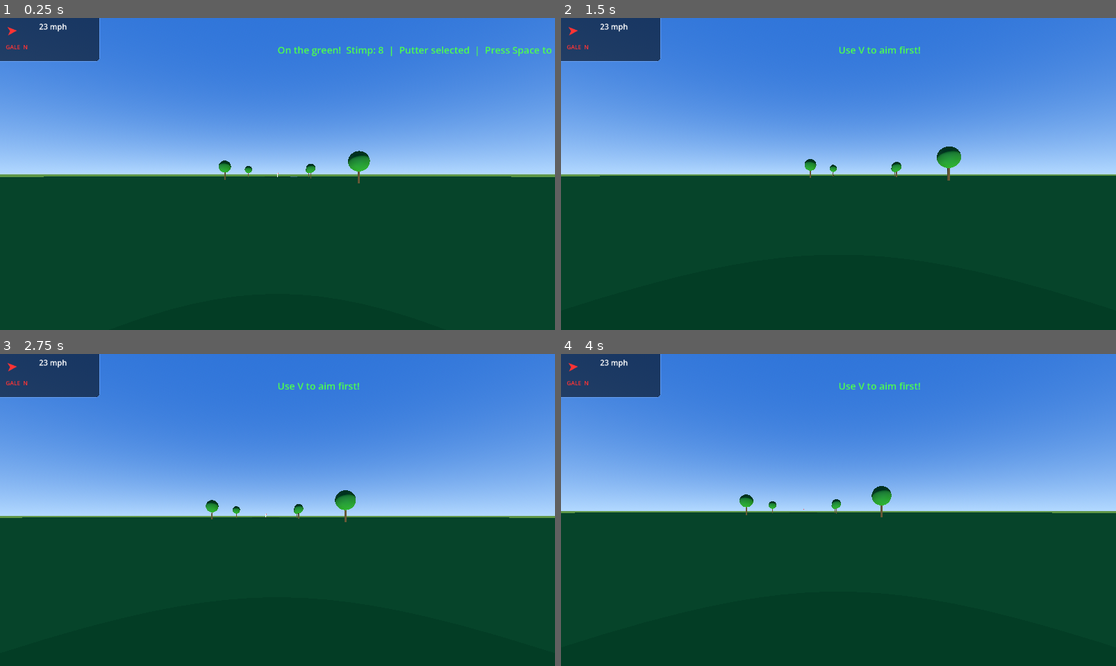
Above: before the commit, frames 1-4 (two rows, left to right).
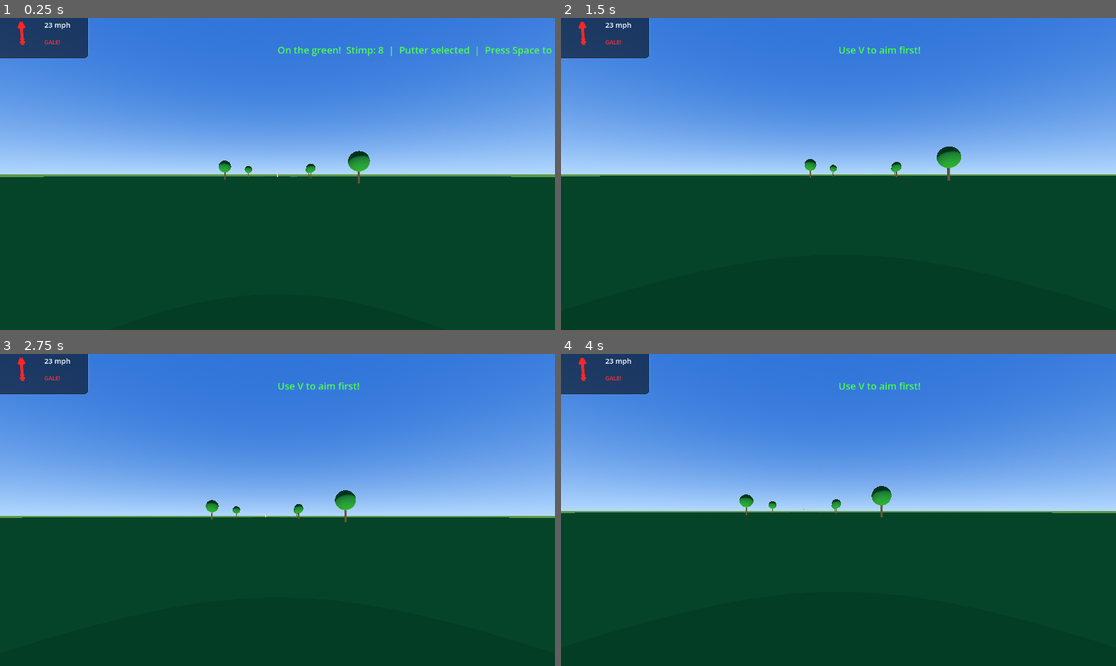
Above: after the commit, the same moments.

Repository: norsiwel/solo-golf
Game: Godot game, scene res://main.tscn
The game is run twice, just before and just after one commit, with the same random seed, the same clock (stepped at 60 frames per second) and the same inputs.
Inputs (mouse positions are in pixels of both pictures, inside the frame that each line leads up to):
- Up to frame 1 (0.25 s): no input
- Up to frame 2 (1.5 s): tap Enter at 0.5 s; move the mouse to (866, 174) at 0.52 s; hold Up from 0.53 s (still down); tap Tab at 0.6 s; click (866, 174) at 0.67 s; tap Space at 0.77, 1.07, 1.25 s; move the mouse to (810, 174) at 1.27 s; tap V at 1.35 s
- Up to frame 3 (2.75 s): keep holding Up; tap Space at 1.52, 1.82 s; tap Enter at 2 s; move the mouse to (288, 503) at 2.02 s; tap Tab at 2.1 s
- Up to frame 4 (4 s): keep holding Up; tap Space at 2.75, 3.02, 3.32, 3.77 s; move the mouse to (832, 516) at 2.77 s; tap V at 2.85 s; click (832, 516) at 2.92 s; tap Enter at 3.5 s; move the mouse to (877, 513) at 3.52 s; tap Tab at 3.6 s

The runs differ from the first frame. In frame 1, 0.7% of the frame differs, in the area x 0-19%, y 0-15%; in frame 2, 0.7%; in frame 3, 0.7%; in frame 4, 0.7%.

Commit message:
wind HUD drawn arrow - screen-relative direction - length=strength - ball image shelved

Diff:
--- a/address_screen.gd
+++ b/address_screen.gd
@@ -85,21 +85,6 @@
 	title.add_theme_font_size_override("font_size", 18)
 	title.add_theme_color_override("font_color", Color(1, 1, 0.6, 1))
 	add_child(title)
-
-	# Ball image - top of panel
-	ball_image = TextureRect.new()
-	ball_image.set_anchor(SIDE_LEFT,  0.73)
-	ball_image.set_anchor(SIDE_TOP,   0.02)
-	ball_image.set_anchor(SIDE_RIGHT, 0.98)
-	ball_image.set_anchor(SIDE_BOTTOM,0.16)
-	ball_image.expand_mode = TextureRect.EXPAND_FIT_WIDTH_PROPORTIONAL
-	ball_image.stretch_mode = TextureRect.STRETCH_KEEP_ASPECT_CENTERED
-	var tex = load("res://assets/ball_white.png")
-	if tex:
-		ball_image.texture = tex
-	add_child(ball_image)
-
-	# Meter background
 	meter_bar = ColorRect.new()
 	meter_bar.color = Color(0.15, 0.15, 0.15, 1.0)
 	meter_bar.set_anchor(SIDE_LEFT,  METER_L)
--- a/wind_hud.gd
+++ b/wind_hud.gd
@@ -1,19 +1,14 @@
 extends CanvasLayer
-
-# Wind HUD - shows wind direction arrow, speed and description
-# Sits top-left of screen, always visible during play
 
 var wind_dir := Vector3.ZERO
 var wind_speed := 0.0
-var arrow_label: Label
+var wind_control: Control
 var speed_label: Label
 var desc_label: Label
-var arrow_rotation := 0.0
 
 func _ready():
 	layer = 5
 	_build_ui()
-	# Connect to wind system
 	call_deferred("_connect_wind")
 
 func _connect_wind():
@@ -23,99 +18,143 @@
 		_on_wind_changed(wind.wind_direction, wind.wind_speed_mph)
 
 func _build_ui():
-	# Background panel - top left
+	# Container panel top-left
 	var panel = Panel.new()
-	panel.set_anchor(SIDE_LEFT,  0.0)
-	panel.set_anchor(SIDE_TOP,   0.0)
-	panel.set_anchor(SIDE_RIGHT, 0.18)
-	panel.set_anchor(SIDE_BOTTOM,0.14)
+	panel.set_anchor(SIDE_LEFT,   0.0)
+	panel.set_anchor(SIDE_TOP,    0.0)
+	panel.set_anchor(SIDE_RIGHT,  0.16)
+	panel.set_anchor(SIDE_BOTTOM, 0.13)
 	var ps = StyleBoxFlat.new()
 	ps.bg_color = Color(0, 0, 0, 0.55)
-	ps.border_color = Color(0.5, 0.7, 1.0, 0.6)
+	ps.border_color = Color(0.5, 0.7, 1.0, 0.5)
 	ps.border_width_bottom = 1
 	ps.border_width_right = 1
 	ps.corner_radius_bottom_right = 8
 	panel.add_theme_stylebox_override("panel", ps)
 	add_child(panel)
 
-	# Wind arrow - big Unicode arrow that rotates via label
-	arrow_label = Label.new()
-	arrow_label.text = "➤"
-	arrow_label.set_anchor(SIDE_LEFT,  0.01)
-	arrow_label.set_anchor(SIDE_TOP,   0.01)
-	arrow_label.set_anchor(SIDE_RIGHT, 0.07)
-	arrow_label.set_anchor(SIDE_BOTTOM,0.09)
-	arrow_label.add_theme_font_size_override("font_size", 28)
-	arrow_label.add_theme_color_override("font_color", Color(0.4, 0.8, 1.0, 1))
-	add_child(arrow_label)
+	# Custom drawn arrow control
+	wind_control = WindArrow.new()
+	wind_control.set_anchor(SIDE_LEFT,   0.0)
+	wind_control.set_anchor(SIDE_TOP,    0.0)
+	wind_control.set_anchor(SIDE_RIGHT,  0.08)
+	wind_control.set_anchor(SIDE_BOTTOM, 0.13)
+	add_child(wind_control)
 
-	# Speed
+	# Speed label
 	speed_label = Label.new()
-	speed_label.text = "0 mph"
-	speed_label.set_anchor(SIDE_LEFT,  0.07)
-	speed_label.set_anchor(SIDE_TOP,   0.01)
-	speed_label.set_anchor(SIDE_RIGHT, 0.18)
-	speed_label.set_anchor(SIDE_BOTTOM,0.07)
-	speed_label.add_theme_font_size_override("font_size", 16)
+	speed_label.text = "-- mph"
+	speed_label.set_anchor(SIDE_LEFT,   0.08)
+	speed_label.set_anchor(SIDE_TOP,    0.005)
+	speed_label.set_anchor(SIDE_RIGHT,  0.16)
+	speed_label.set_anchor(SIDE_BOTTOM, 0.065)
+	speed_label.add_theme_font_size_override("font_size", 15)
 	speed_label.add_theme_color_override("font_color", Color(1, 1, 1, 1))
 	add_child(speed_label)
 
-	# Description
+	# Description label
 	desc_label = Label.new()
 	desc_label.text = "CALM"
-	desc_label.set_anchor(SIDE_LEFT,  0.01)
-	desc_label.set_anchor(SIDE_TOP,   0.08)
-	desc_label.set_anchor(SIDE_RIGHT, 0.18)
-	desc_label.set_anchor(SIDE_BOTTOM,0.14)
+	desc_label.set_anchor(SIDE_LEFT,   0.08)
+	desc_label.set_anchor(SIDE_TOP,    0.065)
+	desc_label.set_anchor(SIDE_RIGHT,  0.16)
+	desc_label.set_anchor(SIDE_BOTTOM, 0.125)
 	desc_label.add_theme_font_size_override("font_size", 12)
-	desc_label.add_theme_color_override("font_color", Color(0.8, 0.9, 1.0, 0.9))
+	desc_label.add_theme_color_override("font_color", Color(0.7, 0.9, 1.0, 1))
 	add_child(desc_label)
 
 func _on_wind_changed(direction: Vector3, speed_mph: float):
 	wind_dir = direction
 	wind_speed = speed_mph
-	_update_display()
+	if wind_control:
+		wind_control.wind_dir = direction
+		wind_control.wind_speed = speed_mph
+		wind_control.queue_redraw()
+	_update_labels()
 
-func _update_display():
+func _update_labels():
 	if speed_label:
-		speed_label.text = "%.0f mph" % wind_speed
+		if wind_speed < 1.0:
+			speed_label.text = "CALM"
+		else:
+			speed_label.text = "%.0f mph" % wind_speed
 	if desc_label:
-		# Get compass relative to player-facing (south = into screen = headwind)
-		var angle = rad_to_deg(atan2(wind_dir.x, wind_dir.z))
-		if angle < 0: angle += 360
-		var dirs = ["N","NE","E","SE","S","SW","W","NW"]
-		var compass = dirs[int((angle + 22.5) / 45.0) % 8]
 		if wind_speed < 2:
-			desc_label.text = "CALM"
-			desc_label.add_theme_color_override("font_color", Color(0.8, 0.9, 1.0, 0.9))
+			desc_label.text = ""
+			desc_label.add_theme_color_override("font_color", Color(0.6, 0.6, 0.6, 0.8))
 		elif wind_speed < 8:
-			desc_label.text = "Light  %s" % compass
+			desc_label.text = "Light"
 			desc_label.add_theme_color_override("font_color", Color(0.5, 1.0, 0.5, 1))
 		elif wind_speed < 15:
-			desc_label.text = "Moderate  %s" % compass
+			desc_label.text = "Moderate"
 			desc_label.add_theme_color_override("font_color", Color(1.0, 0.9, 0.3, 1))
 		elif wind_speed < 22:
-			desc_label.text = "Strong  %s" % compass
+			desc_label.text = "Strong"
 			desc_label.add_theme_color_override("font_color", Color(1.0, 0.5, 0.2, 1))
 		else:
-			desc_label.text = "GALE  %s" % compass
+			desc_label.text = "GALE!"
 			desc_label.add_theme_color_override("font_color", Color(1.0, 0.2, 0.2, 1))
 
-func _process(_delta):
-	if arrow_label == null or wind_speed < 1.0:
-		if arrow_label:
-			arrow_label.add_theme_color_override("font_color", Color(0.4, 0.4, 0.4, 0.6))
-		return
-	# Rotate arrow to show wind direction on screen
-	# Wind blows FROM the direction shown
-	var screen_angle = rad_to_deg(atan2(wind_dir.x, wind_dir.z))
-	arrow_label.rotation_degrees = screen_angle
-	# Color based on speed
-	if wind_speed < 8:
-		arrow_label.add_theme_color_override("font_color", Color(0.5, 1.0, 0.5, 1))
-	elif wind_speed < 15:
-		arrow_label.add_theme_color_override("font_color", Color(1.0, 0.9, 0.3, 1))
-	elif wind_speed < 22:
-		arrow_label.add_theme_color_override("font_color", Color(1.0, 0.5, 0.2, 1))
-	else:
-		arrow_label.add_theme_color_override("font_color", Color(1.0, 0.2, 0.2, 1))
+# Inner class - draws the wind arrow directly
+class WindArrow extends Control:
+	var wind_dir := Vector3.ZERO
+	var wind_speed := 0.0
+
+	func _draw():
+		var center = size / 2.0
+		var max_len = min(size.x, size.y) * 0.42
+
+		if wind_speed < 1.0:
+			# Calm - draw a small circle
+			draw_arc(center, max_len * 0.25, 0, TAU, 16, Color(0.5, 0.5, 0.5, 0.6), 2.0)
+			return
+
+		# Map wind direction to screen space
+		# wind_dir.x = left/right on screen, wind_dir.z = away/toward camera
+		# We show where wind is PUSHING the ball (opposite of wind source)
+		var screen_x = wind_dir.x
+		var screen_y = -wind_dir.z   # negative because forward is -z in Godot
+
+		var arrow_dir = Vector2(screen_x, screen_y).normalized()
+
+		# Arrow length scales with wind speed (max at 25mph)
+		var strength = clamp(wind_speed / 25.0, 0.1, 1.0)
+		var arrow_len = max_len * (0.3 + strength * 0.7)
+
+		var tip = center + arrow_dir * arrow_len
+		var tail = center - arrow_dir * arrow_len * 0.4
+
+		# Color by strength
+		var col: Color
+		if wind_speed < 8:
+			col = Color(0.4, 1.0, 0.4, 1.0)
+		elif wind_speed < 15:
+			col = Color(1.0, 0.9, 0.2, 1.0)
+		elif wind_speed < 22:
+			col = Color(1.0, 0.5, 0.1, 1.0)
+		else:
+			col = Color(1.0, 0.15, 0.15, 1.0)
+
+		# Line width scales with strength too
+		var line_w = 2.0 + strength * 3.0
+
+		# Draw shaft
+		draw_line(tail, tip, col, line_w, true)
+
+		# Draw arrowhead
+		var perp = Vector2(-arrow_dir.y, arrow_dir.x)
+		var head_size = 6.0 + strength * 6.0
+		var left_wing  = tip - arrow_dir * head_size + perp * head_size * 0.5
+		var right_wing = tip - arrow_dir * head_size - perp * head_size * 0.5
+		draw_line(tip, left_wing,  col, line_w, true)
+		draw_line(tip, right_wing, col, line_w, true)
+
+		# Draw tail feathers for strong wind
+		if wind_speed > 10:
+			var feather_pos = tail + arrow_dir * arrow_len * 0.15
+			draw_line(feather_pos, feather_pos + perp * head_size * 0.4, col, line_w * 0.7, true)
+			draw_line(feather_pos, feather_pos - perp * head_size * 0.4, col, line_w * 0.7, true)
+		if wind_speed > 18:
+			var feather_pos2 = tail + arrow_dir * arrow_len * 0.35
+			draw_line(feather_pos2, feather_pos2 + perp * head_size * 0.3, col, line_w * 0.5, true)
+			draw_line(feather_pos2, feather_pos2 - perp * head_size * 0.3, col, line_w * 0.5, true)
Not shown, added: flag_animator.gd.uid
Not shown, added: wind_hud.gd.uid
Not shown, added: wind_system.gd.uid
